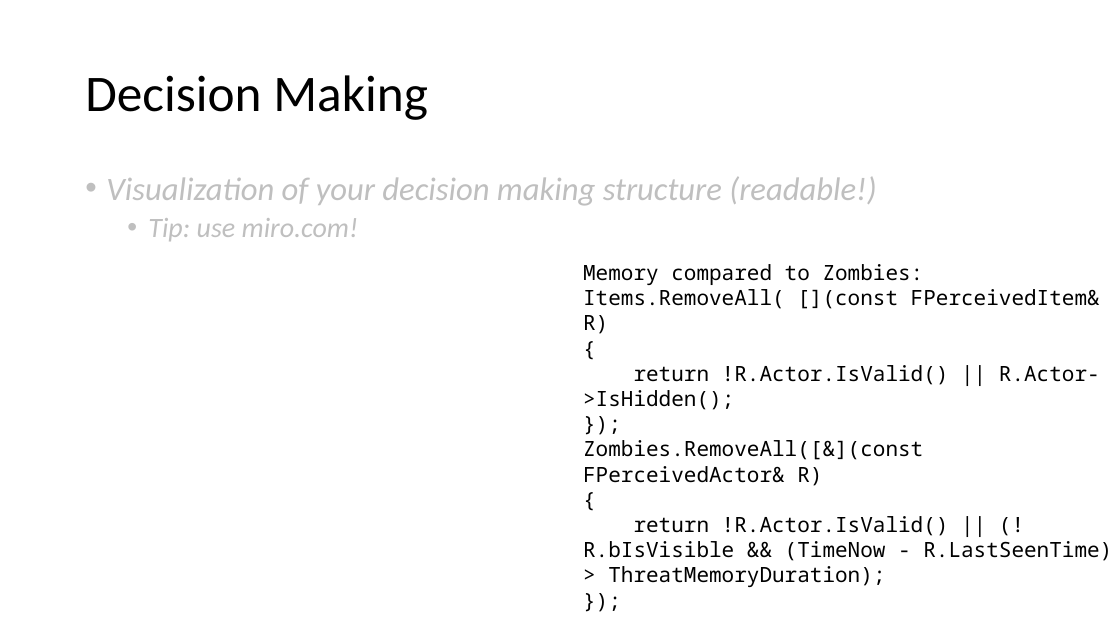
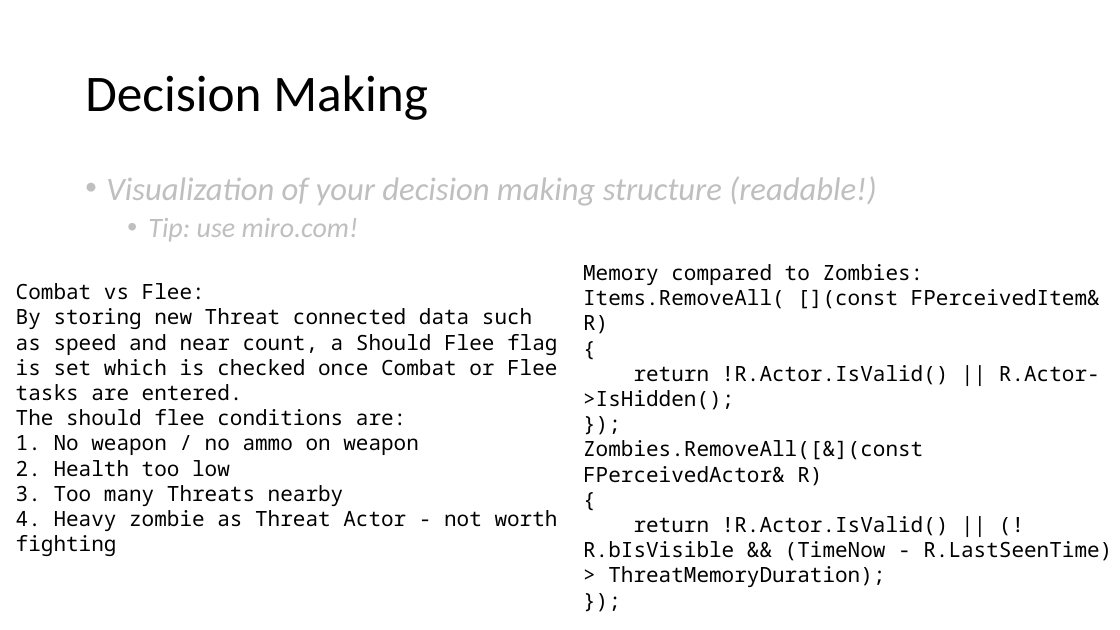
Before and after one commit to DAE-GD-2025-2026/gameai-zombie-DanielAdam13, a slide deck: slide 2 of GPP_ZombieAI_AdamovDaniel_2DAE10.pptx. Drawn at 1120x630 pixels with LibreOffice and Linux fonts; fonts in the diff are those of the drawing. Boxes give left, top, right and bottom in pixels: in the first picture for what was removed or moved away, otherwise in the second. Text is boxed around its words. In the diff, an @@ line names an element or a change of style, - is before the commit and + after.

Commit message:
Assess Threat SERVICE
Implemented a new Service for Assess threat since it is something that will drive the Combat vs Flee decision making. Lives on top in Root and sets the SHOULD FLEE flag.
This is done by storing new Threat connected data such as speed and near count.
The should flee conditions are:
1. No weapon / no ammo on weapon
2. Health too low
3. Too many Threats nearby
4. Heavy zombie as Threat Actor - not worth fighting

```diff
--- a/GPP_ZombieAI_AdamovDaniel_2DAE10.pptx
+++ b/GPP_ZombieAI_AdamovDaniel_2DAE10.pptx
@@ text added at [16, 283, 558, 527], 18 pt, text #000000 @@
+Combat vs Flee:
+By storing new Threat connected data such as speed and near count, a Should Flee flag is set which is checked once Combat or Flee tasks are entered.
+The should flee conditions are:
+1. No weapon / no ammo on weapon
+2. Health too low
+3. Too many Threats nearby
+4. Heavy zombie as Threat Actor - not worth fighting
```
Also in this commit, not shown: 6 other files.
